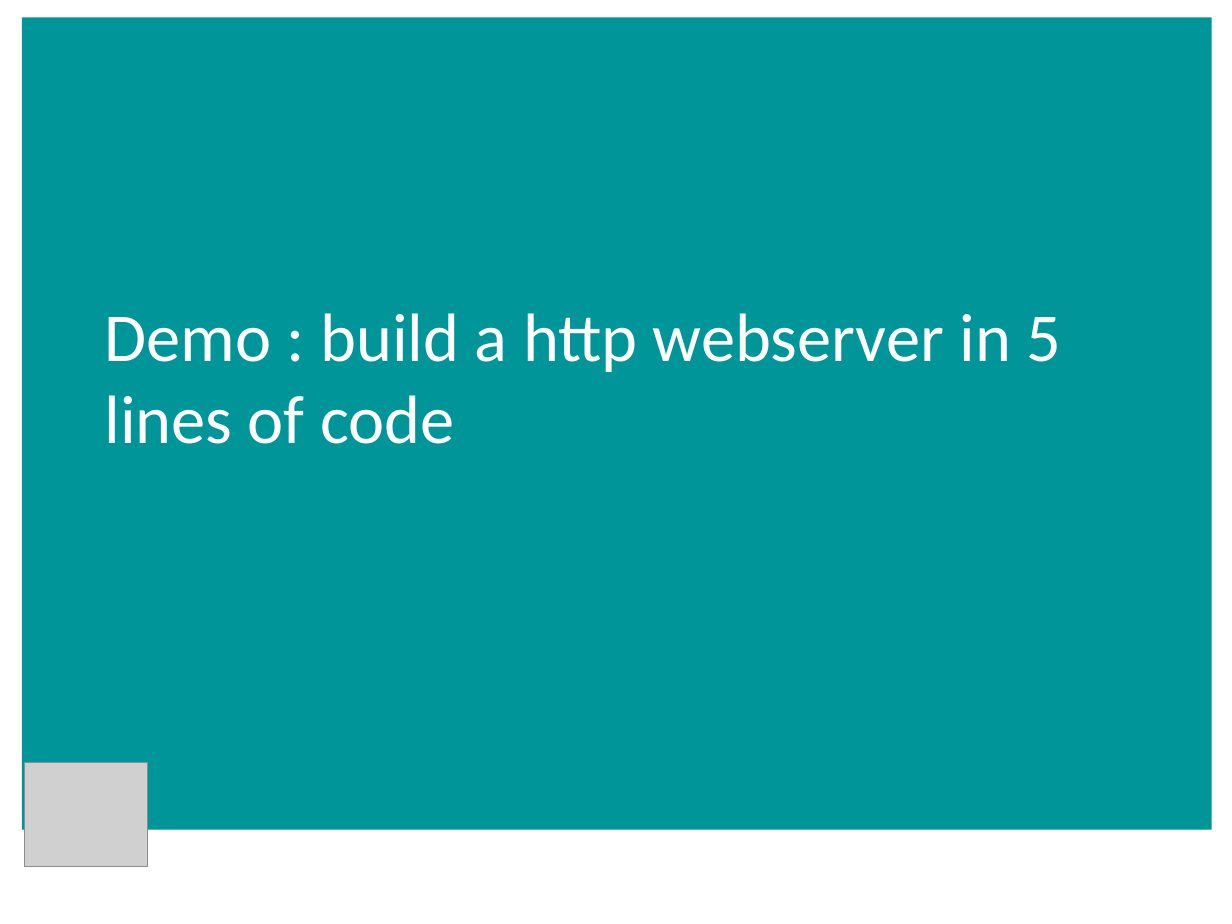
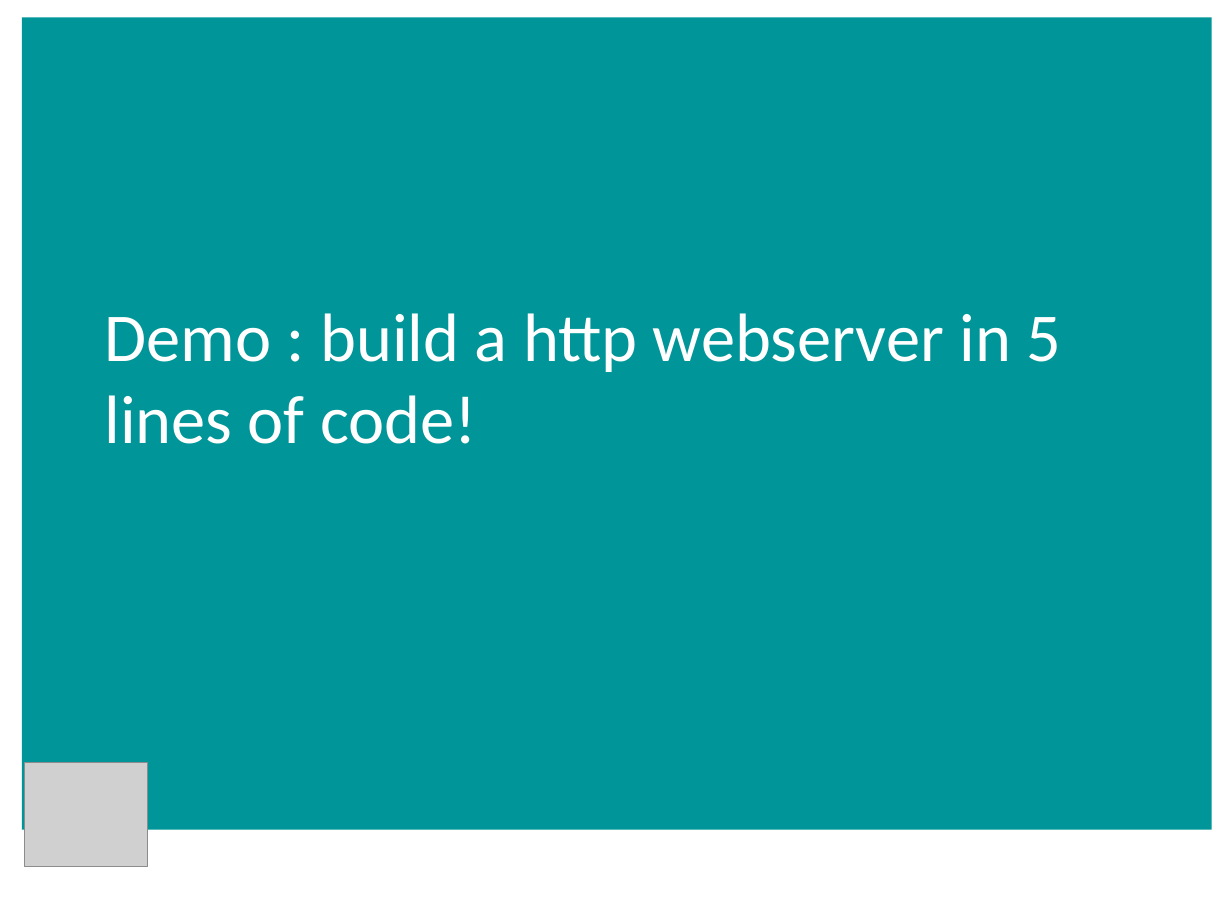
Before and after one commit to aidancasey/AzureNodeChatClient, a slide deck: slide 10 of presentation/Building Node.js Applications on Windows Azure.pptx. Drawn at 1232x924 pixels with LibreOffice and Linux fonts; fonts in the diff are those of the drawing; grey boxes stand for pictures; background and template pictures are left out. Boxes give left, top, right and bottom in pixels: in the first picture for what was removed or moved away, otherwise in the second. Text is boxed around its words. In the diff, an @@ line names an element or a change of style, - is before the commit and + after.

```diff
--- a/presentation/Building Node.js Applications on Windows Azure.pptx
+++ b/presentation/Building Node.js Applications on Windows Azure.pptx
@@ title at (x1=105, y1=313, x2=1061, y2=444): text changed @@
-Demo : build a http webserver in 5 lines of code
+Demo : build a http webserver in 5 lines of code!
```
Also in this commit, not shown: 6 other slides changed, 3 slides added, 5 slides removed.
